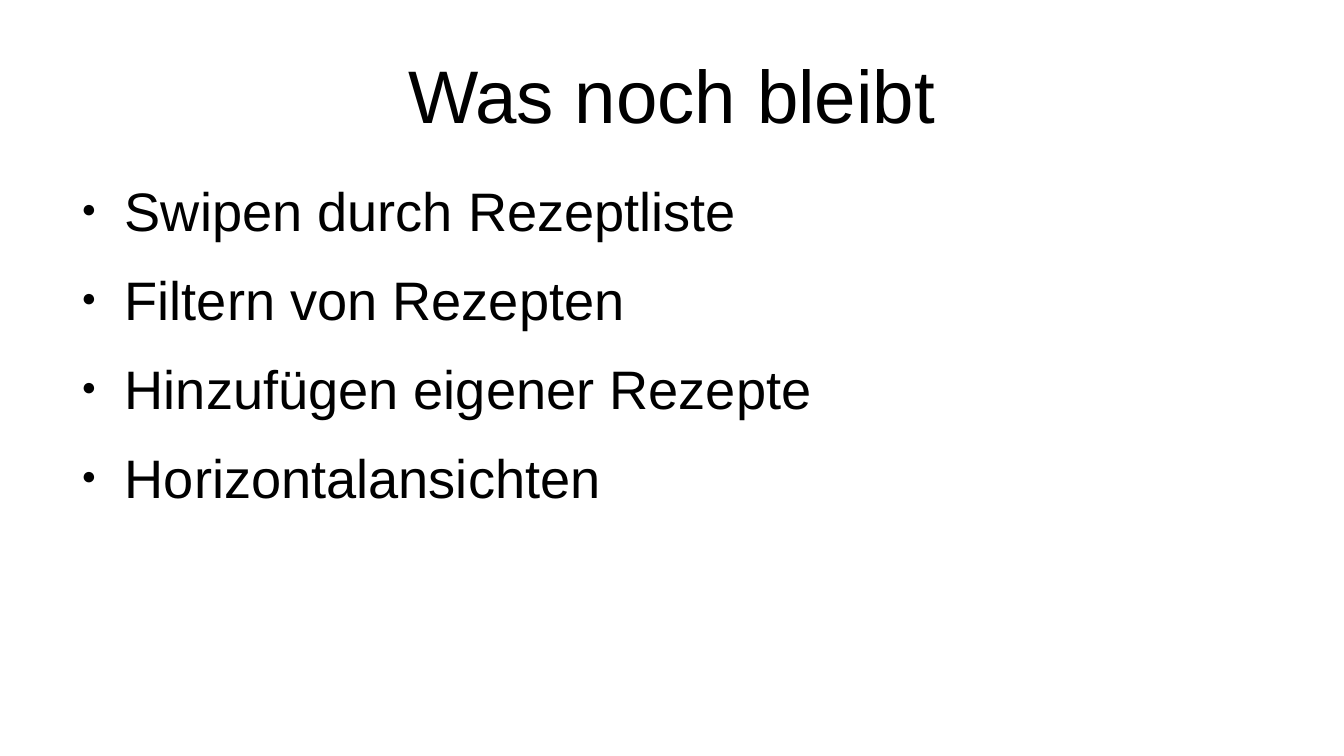
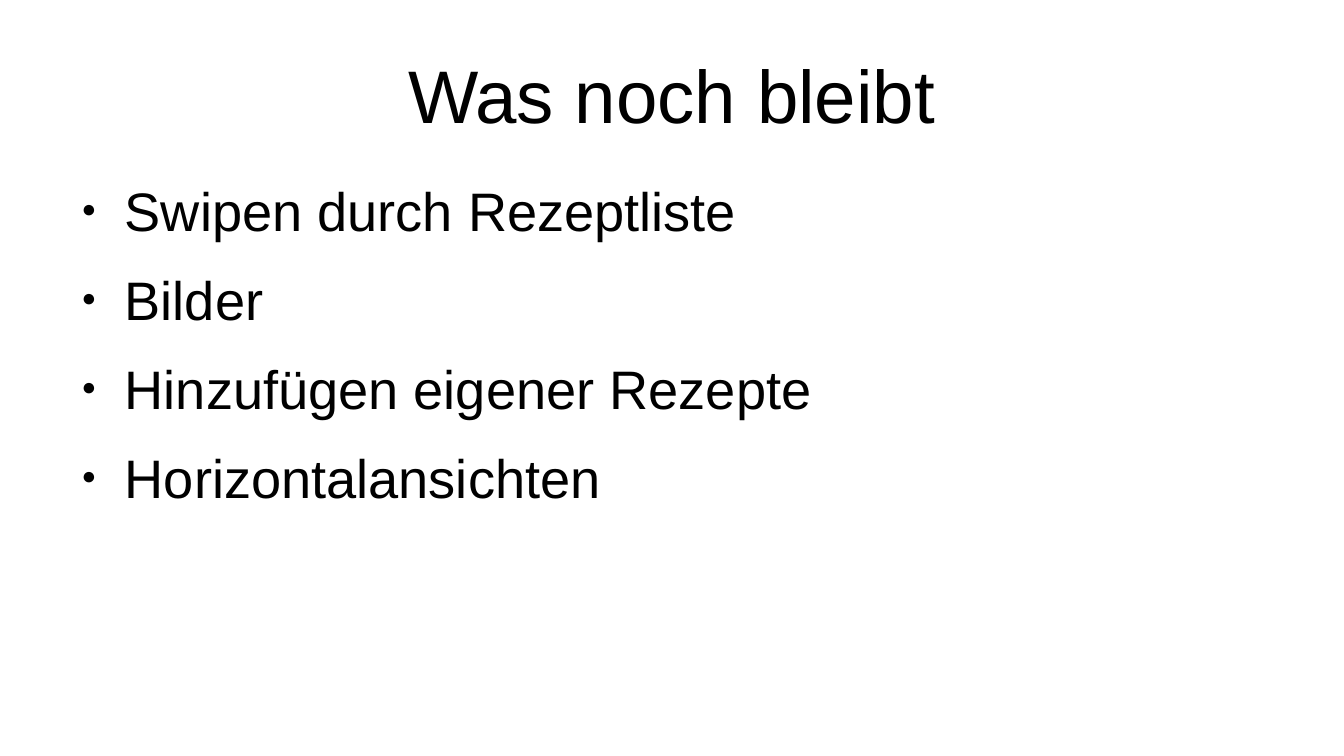
Before and after one commit to fh-erfurt/KochbuchPME, a slide deck: slide 3 of präsentation/präsentation 3.odp. Drawn at 1344x756 pixels with LibreOffice and Linux fonts; fonts in the diff are those of the drawing. Boxes give left, top, right and bottom in pixels: in the first picture for what was removed or moved away, otherwise in the second. Text is boxed around its words. In the diff, an @@ line names an element or a change of style, - is before the commit and + after.

Commit message:
präsentation

```diff
--- a/präsentation/präsentation 3.odp
+++ b/präsentation/präsentation 3.odp
@@ text at box(125, 280, 263, 321): text changed @@
-● Filtern von Rezepten
+● Bilder
```
Also in this commit, not shown: 1 other file.
